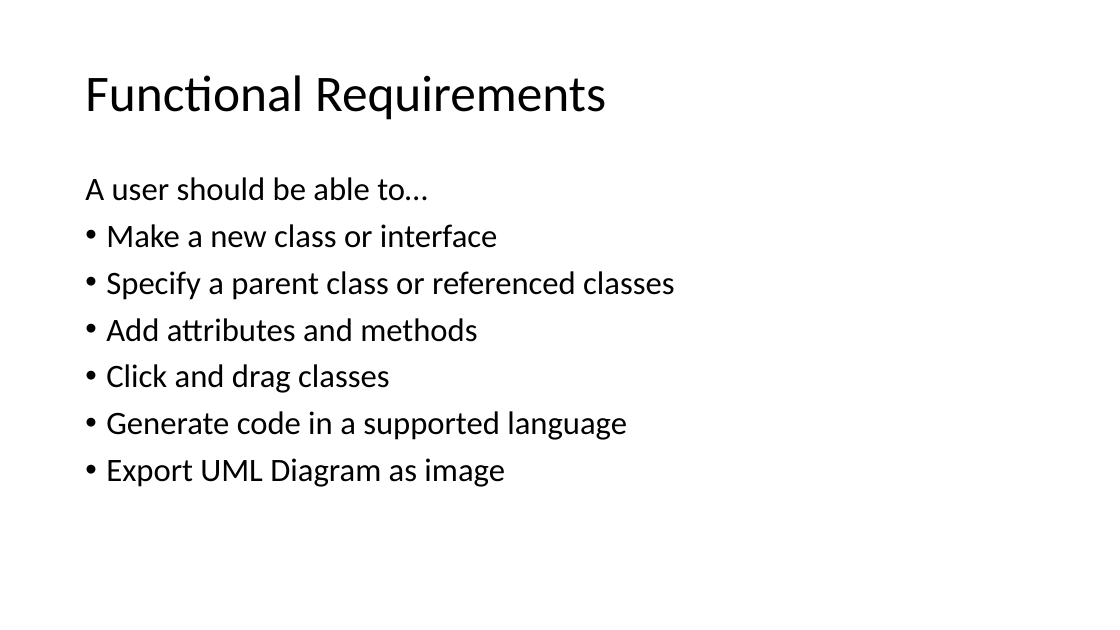
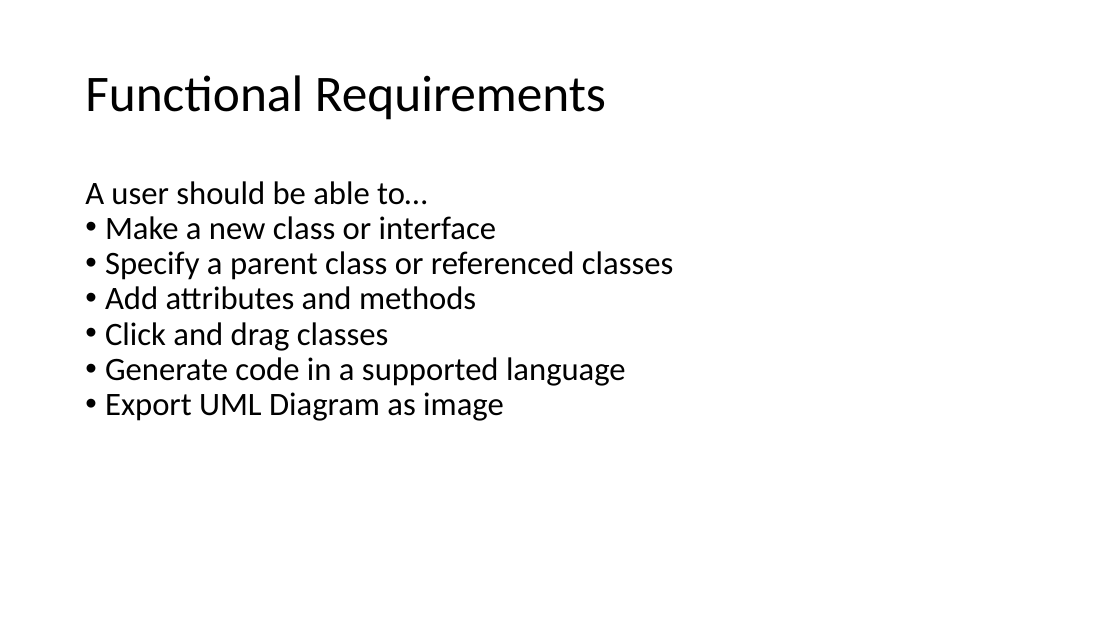
Before and after one commit to dstoeg/Uml2CodeTool, a slide deck: slide 12 of docs/proposal presentation.pptx. Drawn at 1120x630 pixels with LibreOffice and Linux fonts; fonts in the diff are those of the drawing. Boxes give left, top, right and bottom in pixels: in the first picture for what was removed or moved away, otherwise in the second. Text is boxed around its words. In the diff, an @@ line names an element or a change of style, - is before the commit and + after.

```diff
--- a/docs/proposal presentation.pptx
+++ b/docs/proposal presentation.pptx
@@ text "A user should be able ..." at <box>85,181,673,421</box>: line spacing 0.9 to 1; less space between paragraphs; indent changed @@
```
Also in this commit, not shown: 7 other slides changed, 12 other files.
